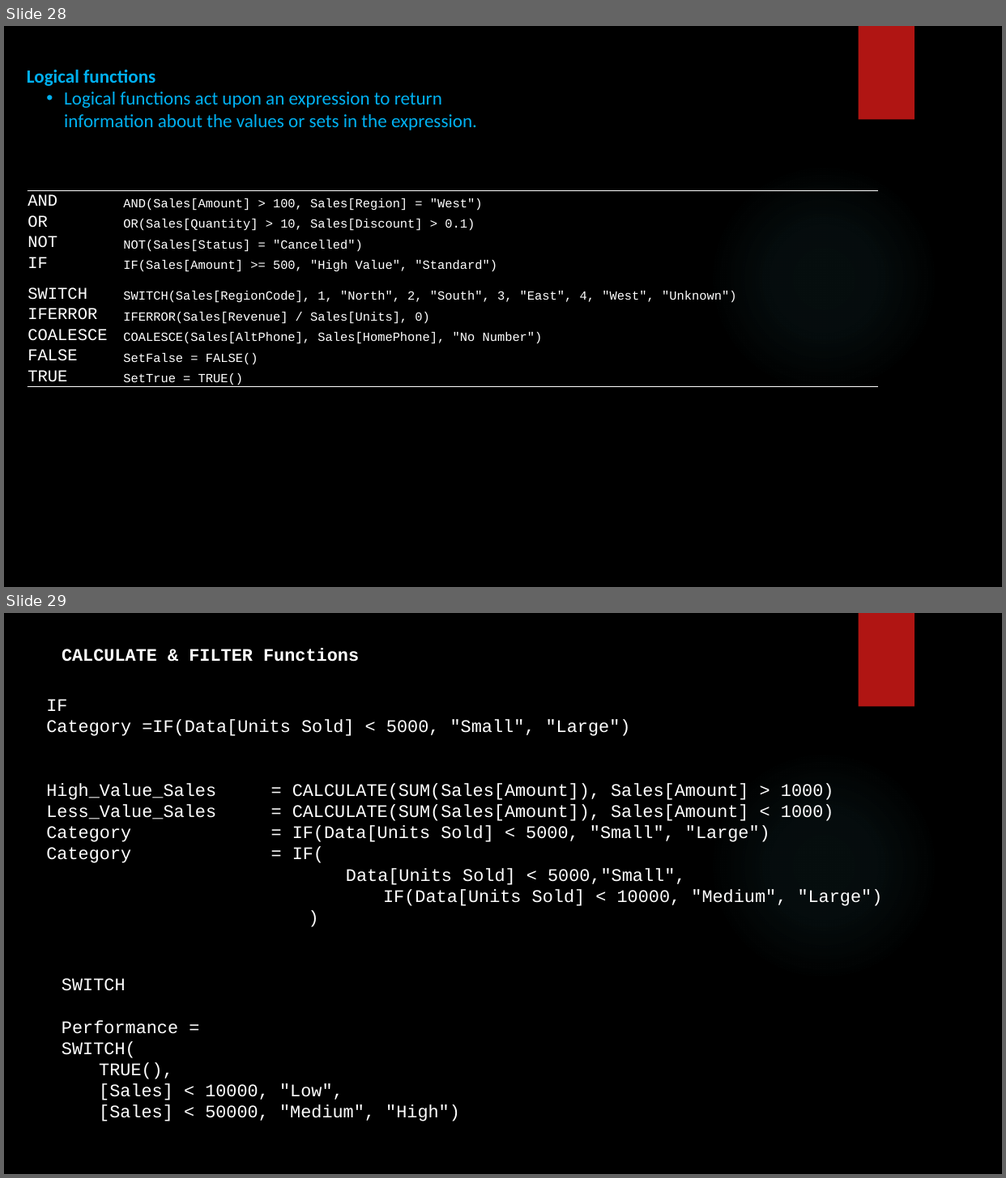
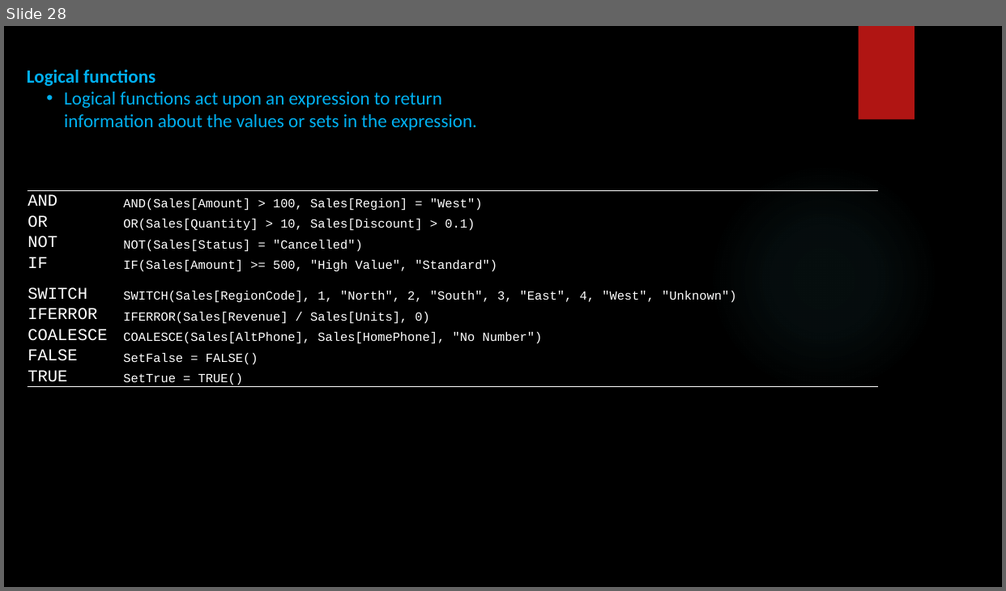
Before and after one commit to SHIVRAJSHINDE/Ethans, a slide deck: 19/3 Power Bi/Power Bi.pptx. Shown one above the other, each under a label of ours: slides 28 and 29 before the commit, slide 28 after it. The pictures are 1006x1178 and 1006x591 pixels, drawn with LibreOffice and Linux fonts; fonts in the diff are those of the drawing; background and template pictures are left out. Boxes give left, top, right and bottom in pixels: in the first picture for what was removed or moved away, otherwise in the second. Text is boxed around its words. In the diff, an @@ line names an element or a change of style, - is before the commit and + after.

```diff
--- a/19/3 Power Bi/Power Bi.pptx
+++ b/19/3 Power Bi/Power Bi.pptx
@@ slide 29 removed at [4, 613, 1002, 1174], background picture (left out); not listed: 2 template elements that a slide beside it also shows @@
@@ text removed at [62, 648, 359, 662] @@
-CALCULATE & FILTER Functions
@@ text removed at [46, 699, 883, 906] @@
-IF
-Category =IF(Data[Units Sold] < 5000, "Small", "Large")
-High_Value_Sales = CALCULATE(SUM(Sales[Amount]), Sales[Amount] > 1000)
-Less_Value_Sales = CALCULATE(SUM(Sales[Amount]), Sales[Amount] < 1000)
-Category = IF(Data[Units Sold] < 5000, "Small", "Large")
-Category = IF(
-Data[Units Sold] < 5000,"Small",
-              IF(Data[Units Sold] < 10000, "Medium", "Large")
-              )
@@ text removed at [62, 978, 460, 1122] @@
-SWITCH
-Performance =
-SWITCH(
-  TRUE(),
-  [Sales] < 10000, "Low",
-  [Sales] < 50000, "Medium", "High")
```
Also in this commit, not shown: 1 slide changed, 15 other files.
